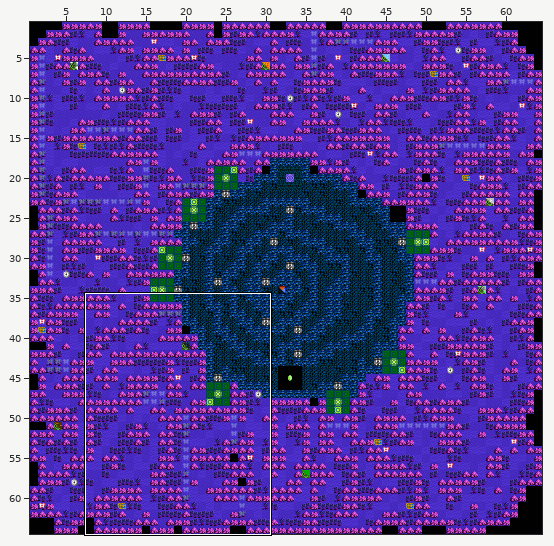
Two versions of a level (Tiled map, Maps/Map_ButterflyGarden.tmx). Above: a wide view before the commit, with the close-up outlined.
Close-up. Earlier state:
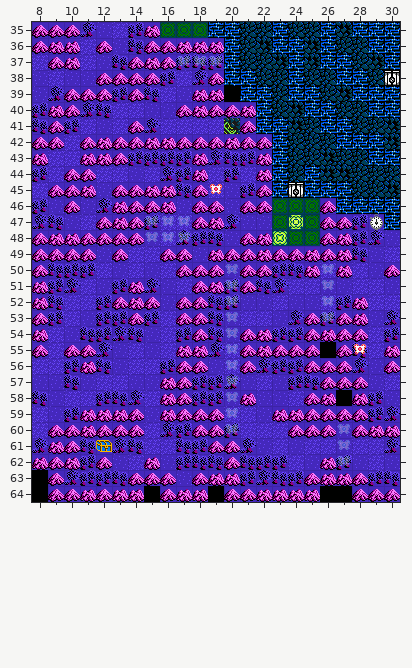
Cells are 16x16 px. Shown: x 8..30, y 35..64. The commit also changed other parts of the map, which this record leaves out.
Now the later version:
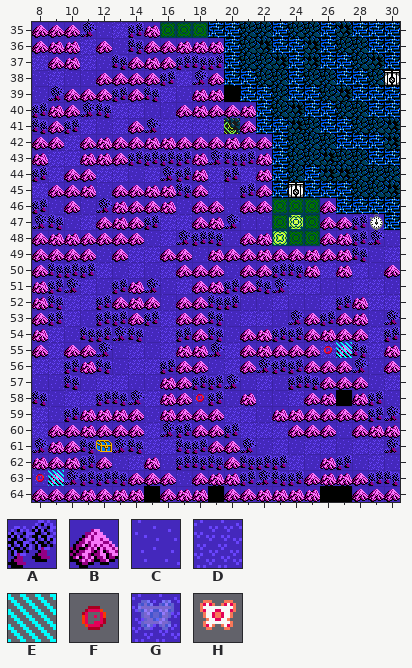
Key: from "ButterflyGarden": A 1, B 3, C 8, D 9; from "Items": E 16, F 96; from "enemies": G 8, H 35.
_ is an empty cell.
Tiles of an added or newly shown layer are drawn over the layers below it.
See-through tiles are keyed as they look on the map.
The edit:
Layer "Floor":
The edit turns tile A into tile C in row 58 at x 18.
Layer "Items":
There is now tile F in row 58 at x 18.
Layer "Enemies" (now hidden):
Tile H is gone in row 45 at x 19; in row 55 at x 28.
Layer "Fairy paths" (now hidden):
Tile G is gone in row 37 at x 17 to 19; in rows 47 to 48 at x 15 to 17; in rows 50 to 53 at x 20 and 26; in rows 54 to 59 at x 20; in row 60 at x 20 and 27; in rows 61 to 62 at x 27.
Layer "Hidden/Hidden" (added):
There is now tile B in row 64 at x 8.
There is now tile C in row 63 at x 8.
There is now tile D in row 55 at x 26.
There is now tile E in row 55 at x 27; in row 63 at x 9.
Layer "Hidden/Hidden Items" (added):
There is now tile F in row 55 at x 26; in row 63 at x 8.
